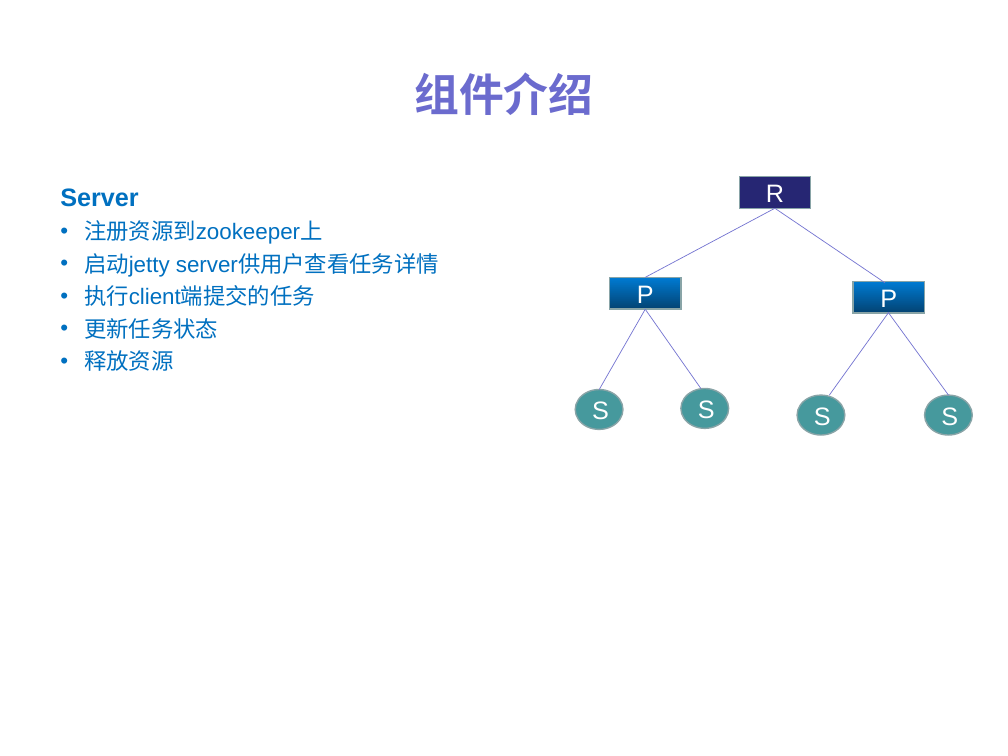
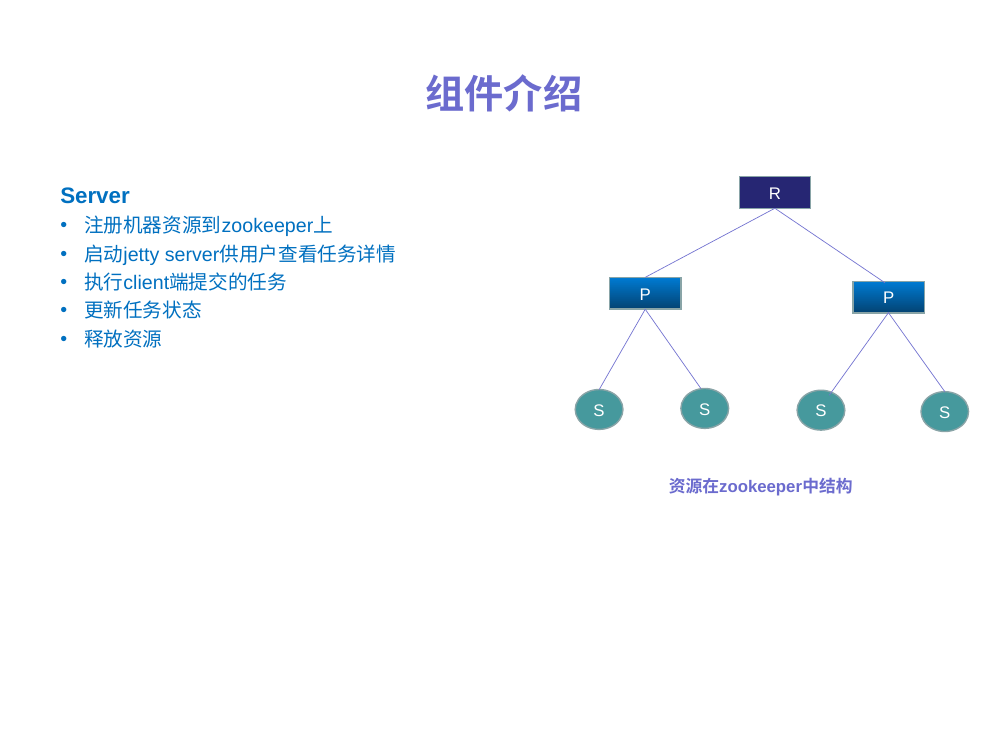
Before and after one commit to ylpu/distribute-scheduler, a slide deck: slide 8 of files/dis-scheduler.ppt (slide 7 before the commit). Drawn at 1008x756 pixels with LibreOffice and Linux fonts; fonts in the diff are those of the drawing. Boxes give left, top, right and bottom in pixels: in the first picture for what was removed or moved away, otherwise in the second. Text is boxed around its words. In the diff, an @@ line names an element or a change of style, - is before the commit and + after.

```diff
--- a/files/dis-scheduler.ppt
+++ b/files/dis-scheduler.ppt
@@ title "组件介绍" at (x1=426, y1=74, x2=583, y2=112): size 32 to 28 pt @@
@@ text at (x1=60, y1=187, x2=396, y2=348): size 18 to 16 pt in "Server"; size 16 to 14 pt in "启动jetty server供用户查看任务详情", "执行client端提交的任务", "更新任务状态", "释放资源" @@
@@ text at (x1=84, y1=215, x2=333, y2=236): text changed; size 16 to 14 pt @@
-• 注册资源到zookeeper上
+• 注册机器资源到zookeeper上
@@ line moved from (889, 313) - (949, 395) to (889, 313) - (944, 392) @@
@@ ellipse "S" moved from (x1=797, y1=395, x2=845, y2=435) to (x1=797, y1=390, x2=845, y2=430) @@
@@ size 18 to 12 pt in 7 elements at (x1=739, y1=176, x2=810, y2=209), (x1=610, y1=277, x2=681, y2=309), (x1=853, y1=281, x2=924, y2=313), (x1=681, y1=388, x2=729, y2=428), (x1=576, y1=389, x2=623, y2=429), (x1=797, y1=390, x2=845, y2=430), (x1=921, y1=392, x2=969, y2=432) @@
@@ text added at (x1=669, y1=478, x2=853, y2=496), 12 pt, text #6B6BCE, bold @@
+资源在zookeeper中结构
```
Also in this commit, not shown: 7 other slides changed, 3 slides added, 7 other files.
